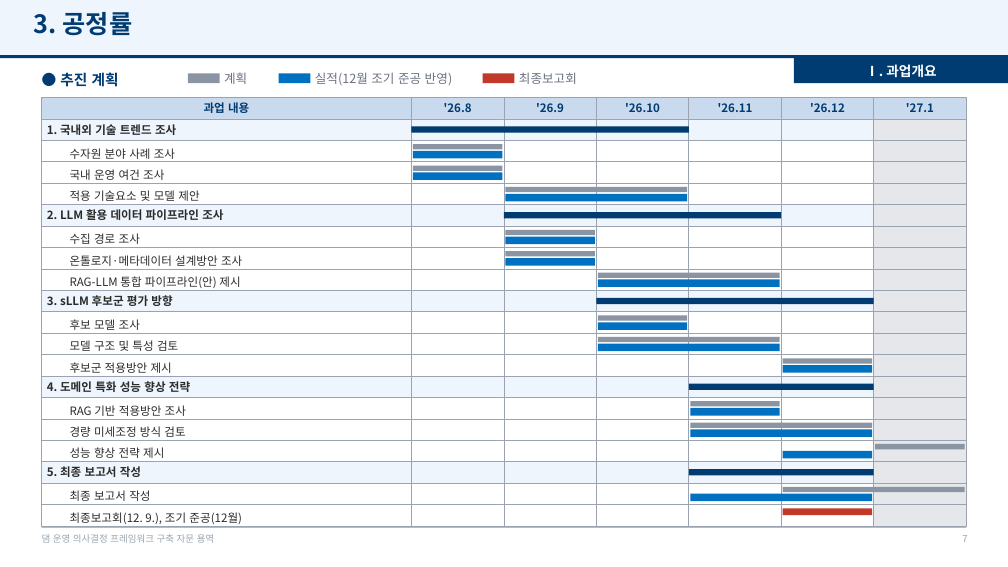
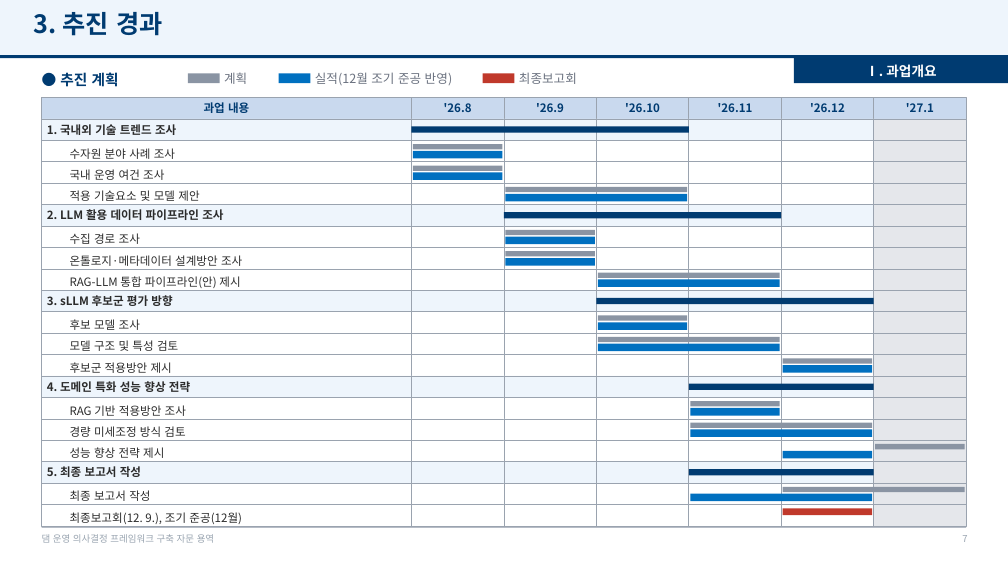
Before and after one commit to mkm1119/KGRAG-LLM, a slide deck: slide 7 of project_khnp/2026.12.09_최종보고회_발표자료_템플릿.pptx. Drawn at 1008x567 pixels with LibreOffice and Linux fonts; fonts in the diff are those of the drawing; background and template pictures are left out. Boxes give left, top, right and bottom in pixels: in the first picture for what was removed or moved away, otherwise in the second. Text is boxed around its words. In the diff, an @@ line names an element or a change of style, - is before the commit and + after.

```diff
--- a/project_khnp/2026.12.09_최종보고회_발표자료_템플릿.pptx
+++ b/project_khnp/2026.12.09_최종보고회_발표자료_템플릿.pptx
@@ text at (x1=34, y1=12, x2=162, y2=36): text changed @@
-3. 공정률
+3. 추진 경과
```
Also in this commit, not shown: 10 other slides changed, 1 slide added, 1 other file.
